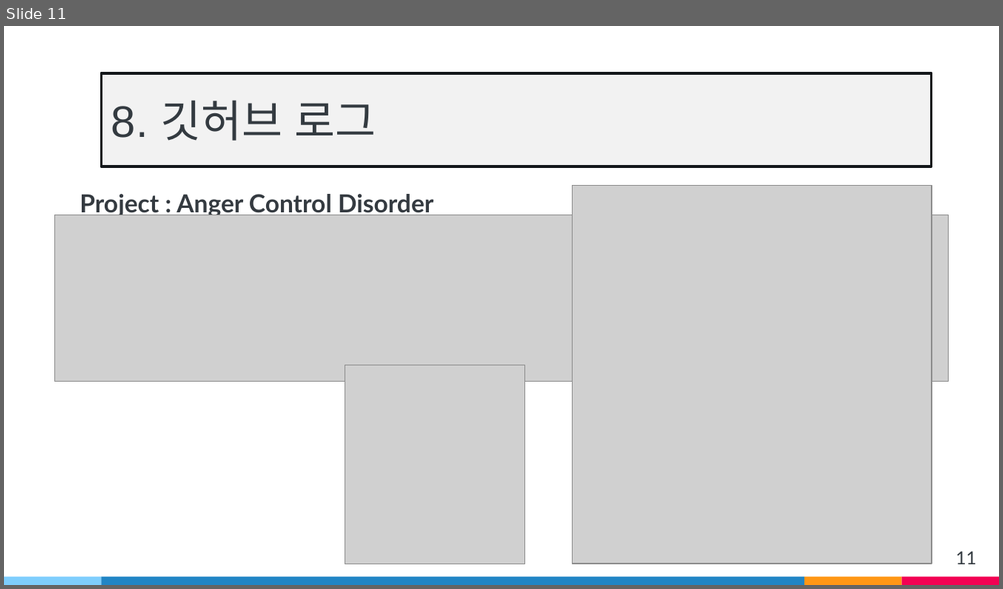
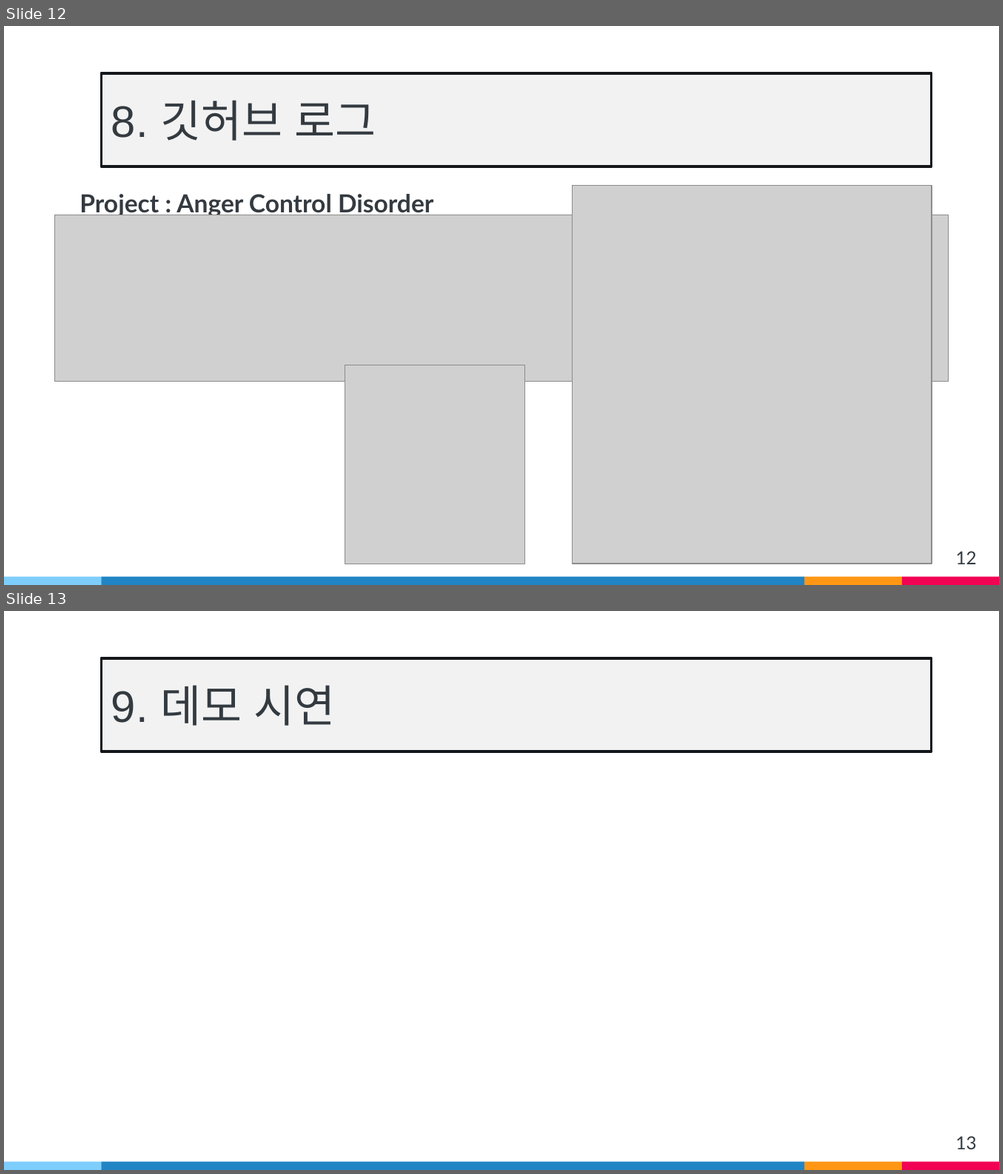
Before and after one commit to wsj2681/Anger_Control_Disoder, a slide deck: Capstone Design/발표자료/중간발표/v2.pptx. Shown one above the other, each under a label of ours: slide 11 before the commit, slides 12 and 13 after it. The pictures are 1003x589 and 1003x1174 pixels, drawn with LibreOffice and Linux fonts; fonts in the diff are those of the drawing; grey boxes stand for pictures. Boxes give left, top, right and bottom in pixels: in the first picture for what was removed or moved away, otherwise in the second. Text is boxed around its words. In the diff, an @@ line names an element or a change of style, - is before the commit and + after.

```diff
--- a/Capstone Design/발표자료/중간발표/v2.pptx
+++ b/Capstone Design/발표자료/중간발표/v2.pptx
@@ slide 13 added at [4,611,999,1170], background #FFFFFF; not listed: 4 template elements that a slide beside it also shows @@
@@ title added at [102,659,931,752], fill #F2F2F2, outline #13171A 2 pt, 32 pt, text #343A40 @@
+9. 데모 시연
@@ page number added at [956,1136,976,1150], 13 pt, text #343A40 @@
+13
@@ what was slide 11 is now slide 12 @@
@@ page number at [956,551,976,565]: text changed @@
-11
+12
```
Also in this commit, not shown: 6 slides changed, 1 other slide added, 2 other files.
